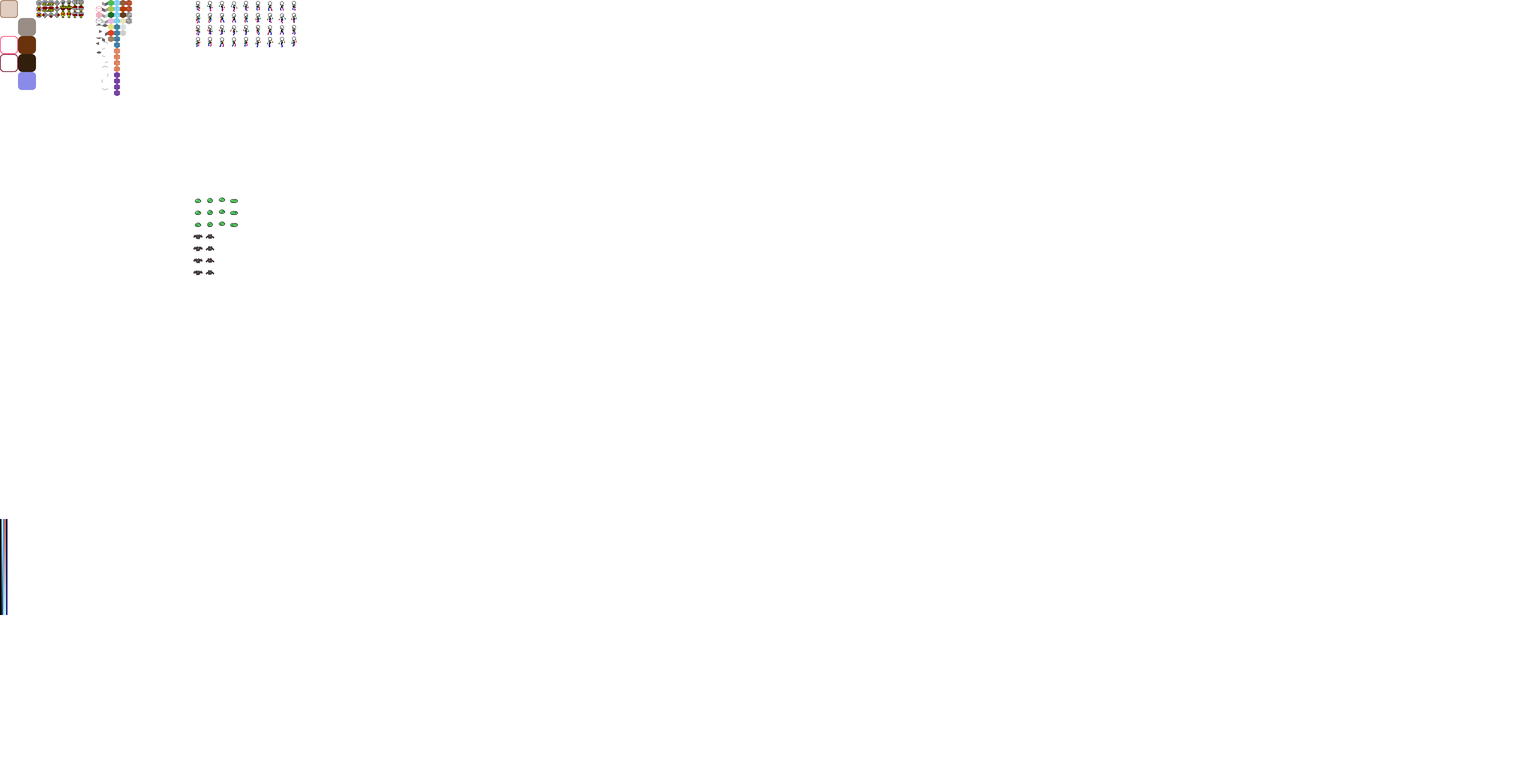
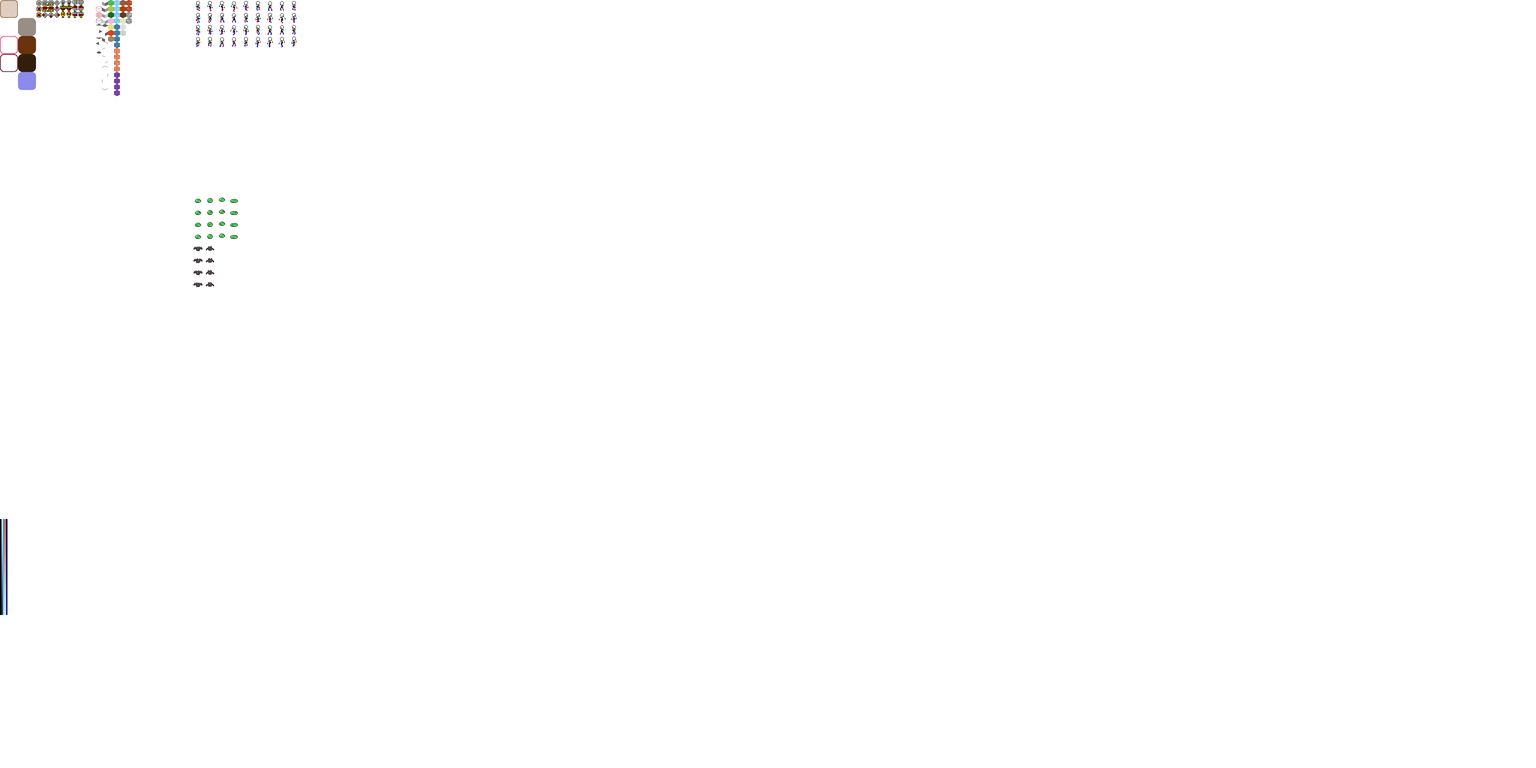
Layered file, before and after one edit (1536px x 768px). Changes by layer:
painted on "GUI and World" over [62, 4, 238, 288]
